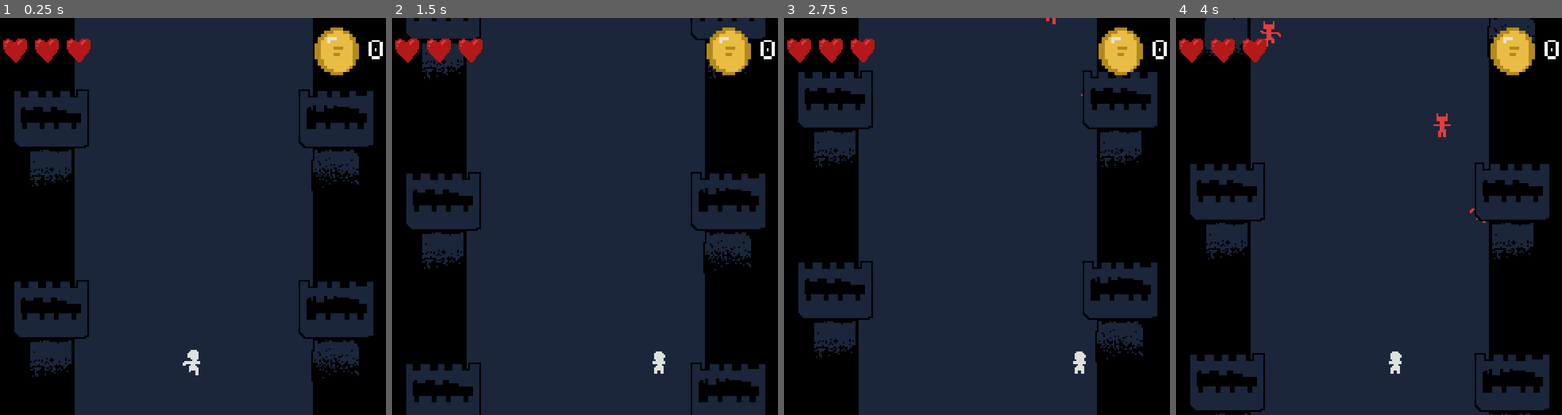
Above: before the commit, frames 1-4 (left to right).
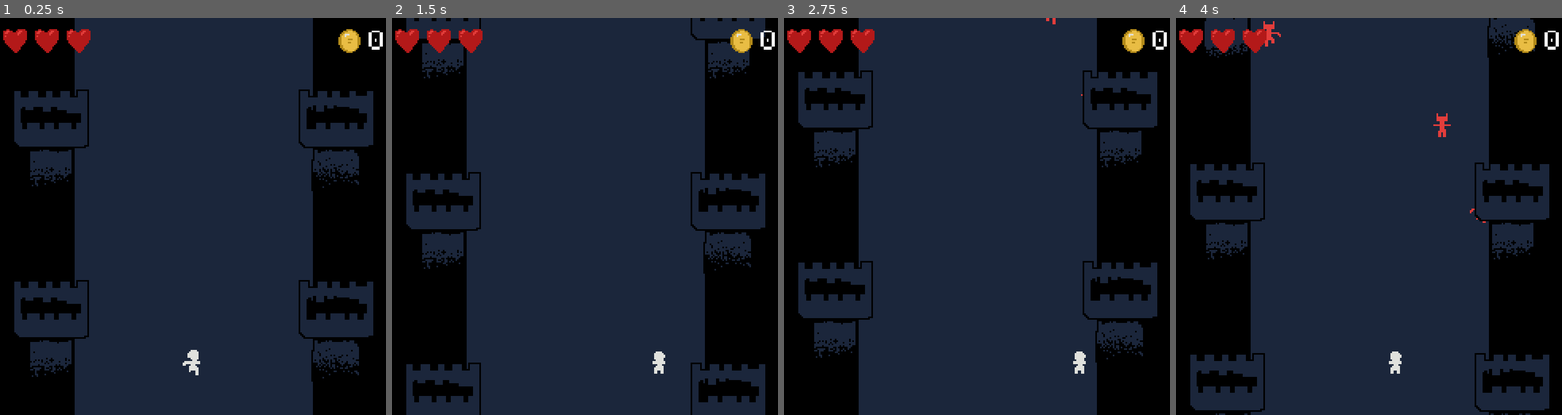
Above: after the commit, the same moments.

Repository: martindzejky/bridge-dungeon
Game: Godot game, scene res://main.tscn
Two runs of this game, one before a commit and one after it. Both use one fixed random seed, a clock stepped at 60 frames per second and the inputs below. Sound files missing from this copy of the repository are replaced by a short silence.
Inputs:
- Up to frame 1 (0.25 s): no input
- Up to frame 2 (1.5 s): hold D (right) 0.53-1.28 s; hold A (left) from 1.28 s (still down)
- Up to frame 3 (2.75 s): release A (left) at 2.03 s; hold D (right) from 2.03 s (still down)
- Up to frame 4 (4 s): release D (right) at 3.53 s; hold A (left) from 3.53 s (still down)

The runs differ from the first frame. In frame 1, 2.1% of the frame differs, in the area x 0-100%, y 2-15%; in frame 2, 2.1%; in frame 3, 2.1%; in frame 4, 2.1%.

Commit message:
heart spawner

Diff:
--- a/autoload/state.gd
+++ b/autoload/state.gd
@@ -20,7 +20,7 @@
 
 func updatePlayerHealth(health: int):
     var previous := playerHealth
-    playerHealth = max(health, 0)
+    playerHealth = clampi(health, 0, 3)
 
     if playerHealth > previous:
         onPlayerHealed.emit()
--- /dev/null
+++ b/objects/heart.gd
@@ -0,0 +1,8 @@
+extends Node2D
+class_name Heart
+
+func onHitPlayer():
+    queue_free()
+
+    $audio.play()
+    $audio.reparent(get_parent())
--- /dev/null
+++ b/objects/heart.tscn
@@ -0,0 +1,40 @@
+[gd_scene load_steps=8 format=3 uid="uid://c1j0ivbonxk7h"]
+
+[ext_resource type="Script" path="res://objects/heart.gd" id="1_rh65e"]
+[ext_resource type="Texture2D" uid="uid://b0mjrqlsme0p2" path="res://sprites/heart.png" id="2_4lkxd"]
+[ext_resource type="Script" path="res://scripts/moving-object.gd" id="4_y0m2o"]
+[ext_resource type="Script" path="res://scripts/destroy-on-exit.gd" id="5_nsh17"]
+[ext_resource type="AudioStream" uid="uid://cd7atbpe41k31" path="res://sounds/coin-random.tres" id="6_5e0f3"]
+
+[sub_resource type="AtlasTexture" id="AtlasTexture_7pfcs"]
+atlas = ExtResource("2_4lkxd")
+region = Rect2(8, 0, 16, 16)
+
+[sub_resource type="CircleShape2D" id="CircleShape2D_f4bvo"]
+radius = 9.0
+
+[node name="heart" type="Node2D" groups=["heart"]]
+script = ExtResource("1_rh65e")
+
+[node name="sprite" type="Sprite2D" parent="."]
+position = Vector2(0, -7)
+texture = SubResource("AtlasTexture_7pfcs")
+
+[node name="moving" type="Node" parent="."]
+process_mode = 1
+script = ExtResource("4_y0m2o")
+
+[node name="exit" type="Node" parent="."]
+script = ExtResource("5_nsh17")
+
+[node name="audio" type="AudioStreamPlayer2D" parent="."]
+stream = ExtResource("6_5e0f3")
+volume_db = -4.0
+
+[node name="collider" type="Area2D" parent="."]
+
+[node name="shape" type="CollisionShape2D" parent="collider"]
+position = Vector2(0, -6)
+shape = SubResource("CircleShape2D_f4bvo")
+
+[connection signal="finished" from="audio" to="audio" method="queue_free"]
--- a/objects/player.gd
+++ b/objects/player.gd
@@ -55,5 +55,8 @@
     if other.is_in_group('coin'):
         GlobalState.addCoin()
 
+    if other.is_in_group('heart'):
+        GlobalState.addPlayerHealth()
+
     if other.has_method('onHitPlayer'):
         other.onHitPlayer()
--- a/objects/spawner.gd
+++ b/objects/spawner.gd
@@ -18,6 +18,10 @@
 @export var coinScene: PackedScene
 @export var coinTimerFrom := 8.0
 @export var coinTimerTo := 20.0
+
+@export var heartScene: PackedScene
+@export var heartTimerFrom := 16.0
+@export var heartTimerTo := 22.0
 
 
 func spawnImp():
@@ -59,3 +63,13 @@
     add_child(coin)
 
     $coinTimer.wait_time = randf_range(coinTimerFrom, coinTimerTo) / (GlobalState.playerSpeed / 40.0)
+
+
+func spawnHeart():
+    assert(heartScene, 'Heart scene is not assigned!')
+
+    var heart = heartScene.instantiate()
+    heart.position.x = randf_range(-bounds, bounds)
+    add_child(heart)
+
+    $heartTimer.wait_time = randf_range(heartTimerFrom, heartTimerTo) / (GlobalState.playerSpeed / 40.0)
--- a/objects/spawner.tscn
+++ b/objects/spawner.tscn
@@ -1,10 +1,11 @@
-[gd_scene load_steps=6 format=3 uid="uid://bpxgy8l34s0t8"]
+[gd_scene load_steps=7 format=3 uid="uid://bpxgy8l34s0t8"]
 
 [ext_resource type="Script" path="res://objects/spawner.gd" id="1_7eehl"]
 [ext_resource type="PackedScene" uid="uid://fn3deb0umllx" path="res://objects/imp.tscn" id="2_kpfyt"]
 [ext_resource type="PackedScene" uid="uid://cygangvc8tn3e" path="res://objects/imper.tscn" id="3_5ov7k"]
 [ext_resource type="PackedScene" uid="uid://bsutu0164f0pk" path="res://objects/barrel.tscn" id="4_db0uq"]
 [ext_resource type="PackedScene" uid="uid://ulaq0ac0iwra" path="res://objects/coin.tscn" id="5_6pdy3"]
+[ext_resource type="PackedScene" uid="uid://c1j0ivbonxk7h" path="res://objects/heart.tscn" id="6_al8jv"]
 
 [node name="spawner" type="Node2D"]
 y_sort_enabled = true
@@ -13,6 +14,7 @@
 imperScene = ExtResource("3_5ov7k")
 barrelScene = ExtResource("4_db0uq")
 coinScene = ExtResource("5_6pdy3")
+heartScene = ExtResource("6_al8jv")
 
 [node name="impTimer" type="Timer" parent="."]
 autostart = true
@@ -29,7 +31,12 @@
 wait_time = 12.0
 autostart = true
 
+[node name="heartTimer" type="Timer" parent="."]
+wait_time = 18.0
+autostart = true
+
 [connection signal="timeout" from="impTimer" to="." method="spawnImp"]
 [connection signal="timeout" from="imperTimer" to="." method="spawnImper"]
 [connection signal="timeout" from="barrelTimer" to="." method="spawnBarrel"]
 [connection signal="timeout" from="coinTimer" to="." method="spawnCoin"]
+[connection signal="timeout" from="heartTimer" to="." method="spawnHeart"]
--- a/ui/coins.tscn
+++ b/ui/coins.tscn
@@ -8,7 +8,6 @@
 script = ExtResource("1_kpwxj")
 
 [node name="icon" type="TextureRect" parent="."]
-custom_minimum_size = Vector2(32, 32)
 layout_mode = 2
 size_flags_horizontal = 4
 size_flags_vertical = 4
--- a/ui/ui.tscn
+++ b/ui/ui.tscn
@@ -89,7 +89,7 @@
 layout_mode = 1
 anchors_preset = 10
 anchor_right = 1.0
-offset_bottom = 40.0
+offset_bottom = 28.0
 grow_horizontal = 2
 theme_override_constants/margin_left = 4
 theme_override_constants/margin_top = 4
